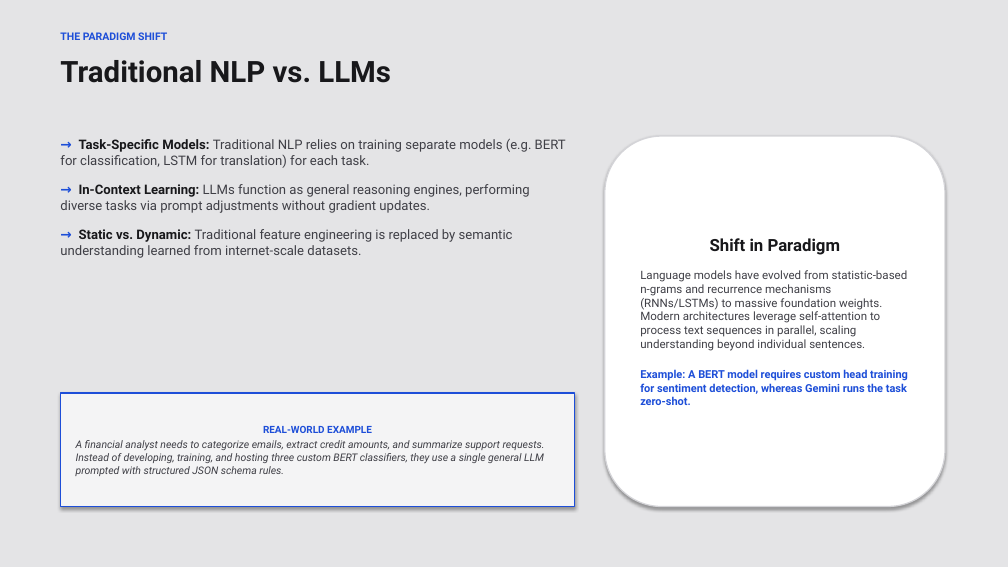
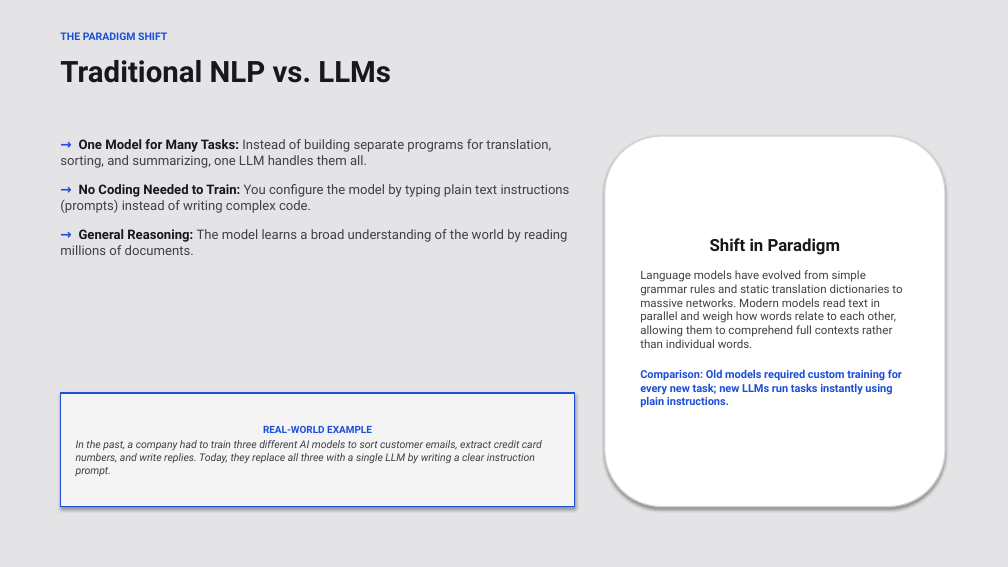
Before and after one commit to Bethana86/gcp-ml-training-hub, a slide deck: slide 2 of llm-presentation/Introduction_to_LLM.pptx. Drawn at 1008x567 pixels with LibreOffice and Linux fonts; fonts in the diff are those of the drawing. Boxes give left, top, right and bottom in pixels: in the first picture for what was removed or moved away, otherwise in the second. Text is boxed around its words. In the diff, an @@ line names an element or a change of style, - is before the commit and + after.

Commit message:
Simplify language and content flow in Introduction to LLM presentation and recompile PPTX

```diff
--- a/llm-presentation/Introduction_to_LLM.pptx
+++ b/llm-presentation/Introduction_to_LLM.pptx
@@ text at [60, 139, 570, 255]: text changed @@
-→ Task-Specific Models: Traditional NLP relies on training separate models (e.g. BERT for classification, LSTM for translation) for each task.
-→ In-Context Learning: LLMs function as general reasoning engines, performing diverse tasks via prompt adjustments without gradient updates.
-→ Static vs. Dynamic: Traditional feature engineering is replaced by semantic understanding learned from internet-scale datasets.
+→ One Model for Many Tasks: Instead of building separate programs for translation, sorting, and summarizing, one LLM handles them all.
+→ No Coding Needed to Train: You configure the model by typing plain text instructions (prompts) instead of writing complex code.
+→ General Reasoning: The model learns a broad understanding of the world by reading millions of documents.
@@ text in rounded rectangle at [640, 270, 902, 408]: text changed @@
-Language models have evolved from statistic-based n-grams and recurrence mechanisms (RNNs/LSTMs) to massive foundation weights. Modern architectures leverage self-attention to process text sequences in parallel, scaling understanding beyond individual sentences.
-Example: A BERT model requires custom head training for sentiment detection, whereas Gemini runs the task zero-shot.
+Language models have evolved from simple grammar rules and static translation dictionaries to massive networks. Modern models read text in parallel and weigh how words relate to each other, allowing them to comprehend full contexts rather than individual words.
+Comparison: Old models required custom training for every new task; new LLMs run tasks instantly using plain instructions.
@@ text in rectangle at [76, 440, 542, 476]: text changed @@
-A financial analyst needs to categorize emails, extract credit amounts, and summarize support requests. Instead of developing, training, and hosting three custom BERT classifiers, they use a single general LLM prompted with structured JSON schema rules.
+In the past, a company had to train three different AI models to sort customer emails, extract credit card numbers, and write replies. Today, they replace all three with a single LLM by writing a clear instruction prompt.
```
Also in this commit, not shown: 21 other slides changed, 2 other files.
